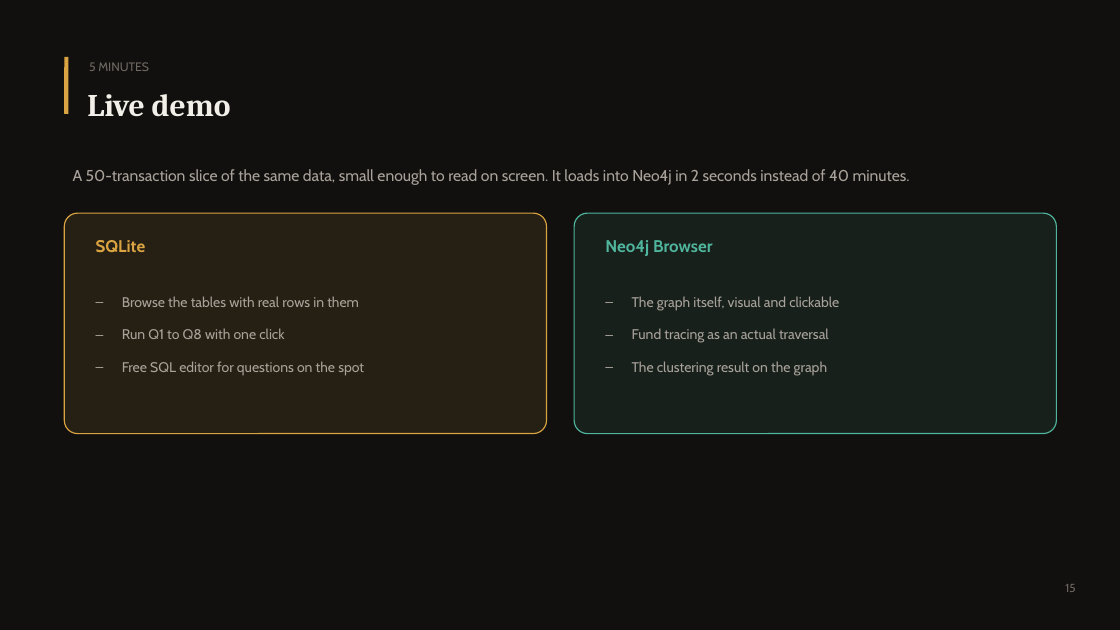
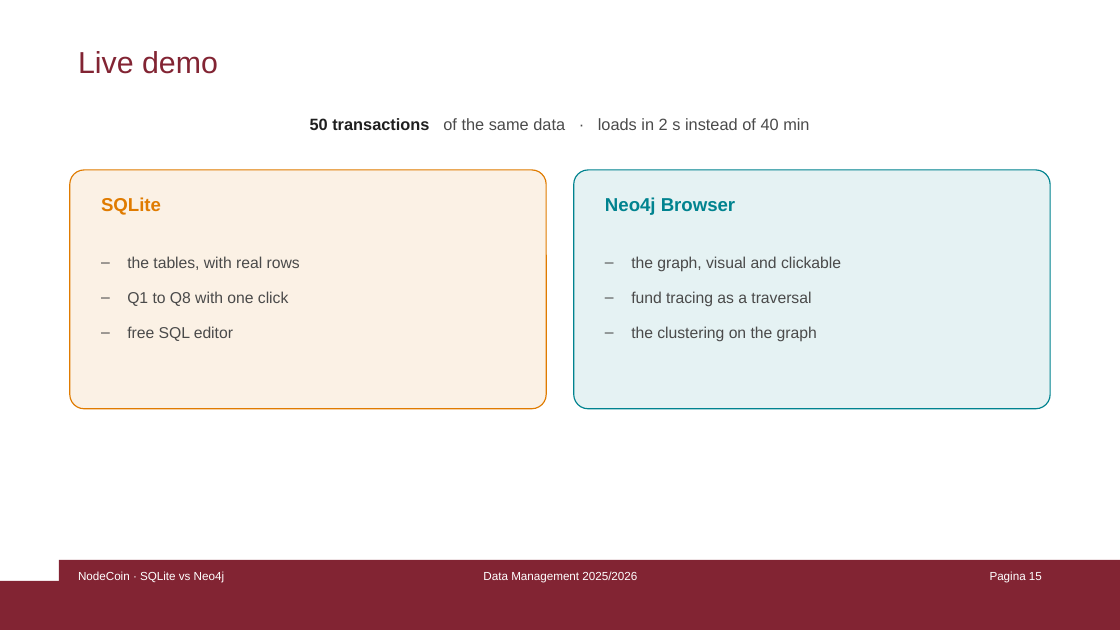
Before and after one commit to damspada/graph-relational-bitcoin-analyzer-project, a slide deck: slide 15 of presentation/NodeCoin - Damiano Spadaccini.pptx. Drawn at 1120x630 pixels with LibreOffice and Linux fonts; fonts in the diff are those of the drawing. Boxes give left, top, right and bottom in pixels: in the first picture for what was removed or moved away, otherwise in the second. Text is boxed around its words. In the diff, an @@ line names an element or a change of style, - is before the commit and + after.

Commit message:
NodeCoin presentation

```diff
--- a/presentation/NodeCoin - Damiano Spadaccini.pptx
+++ b/presentation/NodeCoin - Damiano Spadaccini.pptx
@@ background #12100E to #FFFFFF @@
@@ rounded rectangle removed at box(65, 57, 69, 114) @@
@@ text "Live demo": place and size @@
-text "Live demo" at box(87, 94, 231, 117)
+text "Live demo" at box(78, 51, 218, 74)
@@ text "Live demo" at box(78, 51, 218, 74): size 27 to 26 pt, font Cambria to Arial, text colour #F2EFE9 to #822433, bold off @@
@@ text removed at box(89, 62, 149, 71) @@
-5 MINUTES
@@ text at box(310, 118, 809, 130): text changed; size 13.5 to 14 pt; font Cabin to Arial; text colour #A8A29A to #4A4A4A @@
-A 50-transaction slice of the same data, small enough to read on screen. It loads into Neo4j in 2 seconds instead of 40 minutes.
+50 transactions of the same data · loads in 2 s instead of 40 min
@@ rounded rectangle: place and size @@
-rounded rectangle at box(65, 213, 547, 434)
+rounded rectangle at box(70, 170, 546, 408)
@@ rounded rectangle at box(70, 170, 546, 408): fill #D9A441 at 10% opacity to #E07B00 at 10% opacity; outline #D9A441 1 pt to #E07B00 1 pt @@
@@ rounded rectangle: place and size @@
-rounded rectangle at box(575, 213, 1057, 434)
+rounded rectangle at box(574, 170, 1050, 408)
@@ rounded rectangle at box(574, 170, 1050, 408): fill #4FB59C at 10% opacity to #00838F at 10% opacity; outline #4FB59C 1 pt to #00838F 1 pt @@
@@ text "SQLite": place and size @@
-text "SQLite" at box(96, 240, 146, 252)
+text "SQLite" at box(101, 197, 161, 215)
@@ text "SQLite" at box(101, 197, 161, 215): size 14.5 to 16 pt, font Cabin to Arial, text colour #D9A441 to #E07B00 @@
@@ text "Neo4j Browser": place and size @@
-text "Neo4j Browser" at box(605, 240, 713, 256)
+text "Neo4j Browser" at box(605, 197, 735, 215)
@@ text "Neo4j Browser" at box(605, 197, 735, 215): size 14.5 to 16 pt, font Cabin to Arial, text colour #4FB59C to #00838F @@
@@ text at box(127, 256, 300, 341): text changed; size 12 to 13.5 pt; font Cabin to Arial; text colour #A8A29A to #4A4A4A @@
-– Browse the tables with real rows in them
-– Run Q1 to Q8 with one click
-– Free SQL editor for questions on the spot
+– the tables, with real rows
+– Q1 to Q8 with one click
+– free SQL editor
@@ text at box(631, 256, 841, 342): text changed; size 12 to 13.5 pt; font Cabin to Arial; text colour #A8A29A to #4A4A4A @@
-– The graph itself, visual and clickable
-– Fund tracing as an actual traversal
-– The clustering result on the graph
+– the graph, visual and clickable
+– fund tracing as a traversal
+– the clustering on the graph
@@ rectangle added at box(59, 560, 1120, 630), fill #822433 @@
@@ rectangle added at box(0, 581, 1120, 630), fill #822433 @@
@@ text added at box(78, 571, 224, 583), 10 pt, text #FFFFFF @@
+NodeCoin · SQLite vs Neo4j
@@ text added at box(483, 571, 637, 583), 10 pt, text #FFFFFF @@
+Data Management 2025/2026
@@ text at box(990, 571, 1042, 583): text changed; font Cabin to Arial; text colour #6E6862 to #FFFFFF @@
-15
+Pagina 15
```
Also in this commit, not shown: 4 other slides changed, 10 slides added, 10 slides removed.
